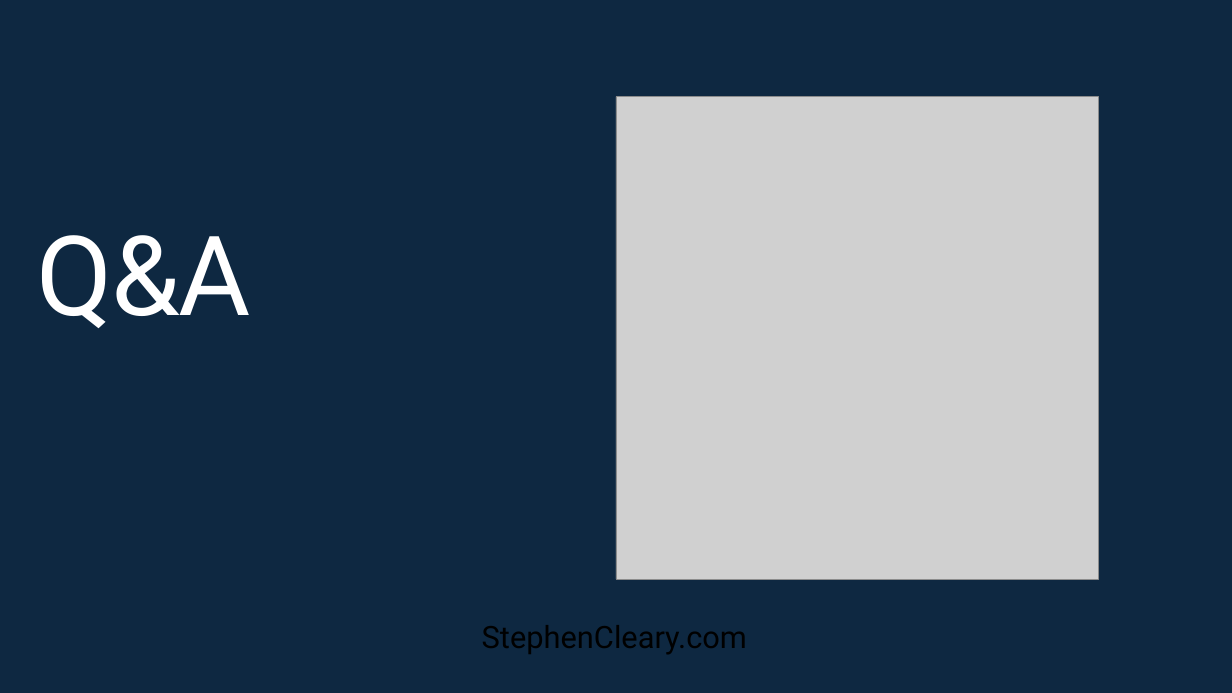
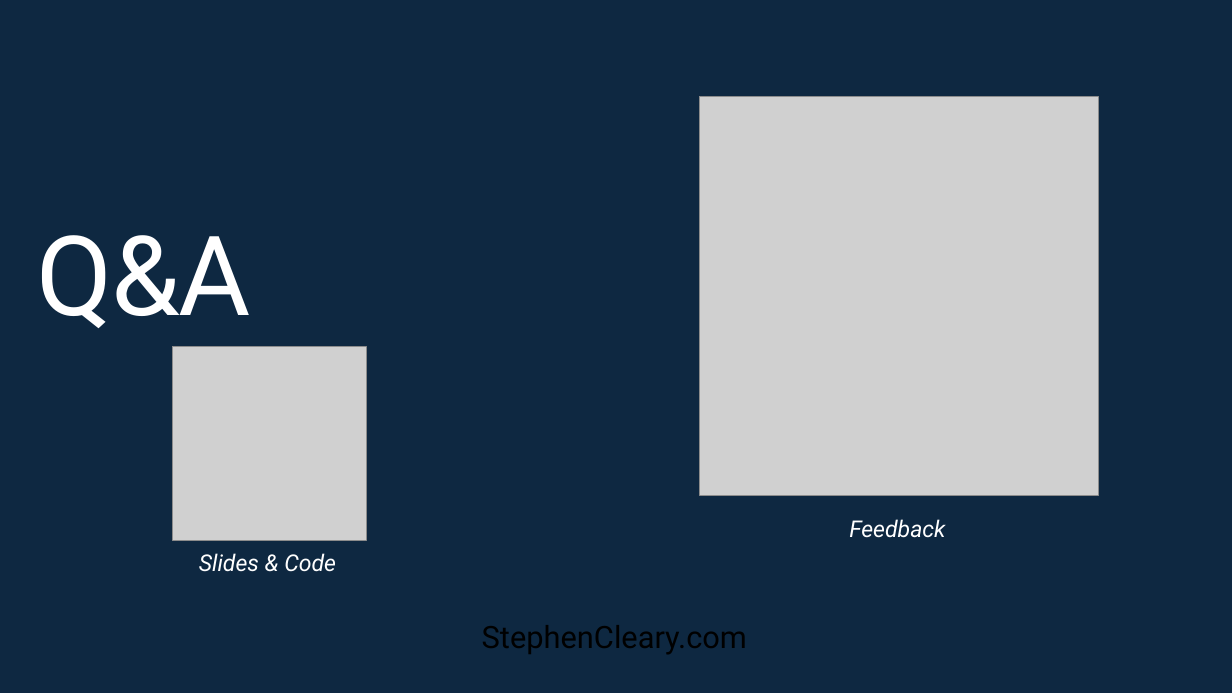
Before and after one commit to StephenCleary/Presentations, a slide deck: slide 38 of Async Masterclass/Async Masterclass.pptx. Drawn at 1232x693 pixels with LibreOffice and Linux fonts; fonts in the diff are those of the drawing; grey boxes stand for pictures; background and template pictures are left out. Boxes give left, top, right and bottom in pixels: in the first picture for what was removed or moved away, otherwise in the second. Text is boxed around its words. In the diff, an @@ line names an element or a change of style, - is before the commit and + after.

```diff
--- a/Async Masterclass/Async Masterclass.pptx
+++ b/Async Masterclass/Async Masterclass.pptx
@@ picture: place and size @@
-picture at bbox=[616, 97, 1099, 579]
+picture at bbox=[700, 97, 1098, 495]
@@ picture added at bbox=[172, 347, 366, 541] @@
@@ text added at bbox=[849, 519, 945, 538], 18 pt, text #FFFFFF, italic @@
+Feedback
@@ text added at bbox=[199, 553, 336, 572], 18 pt, text #FFFFFF, italic @@
+Slides & Code
```
Also in this commit, not shown: 1 other file.
